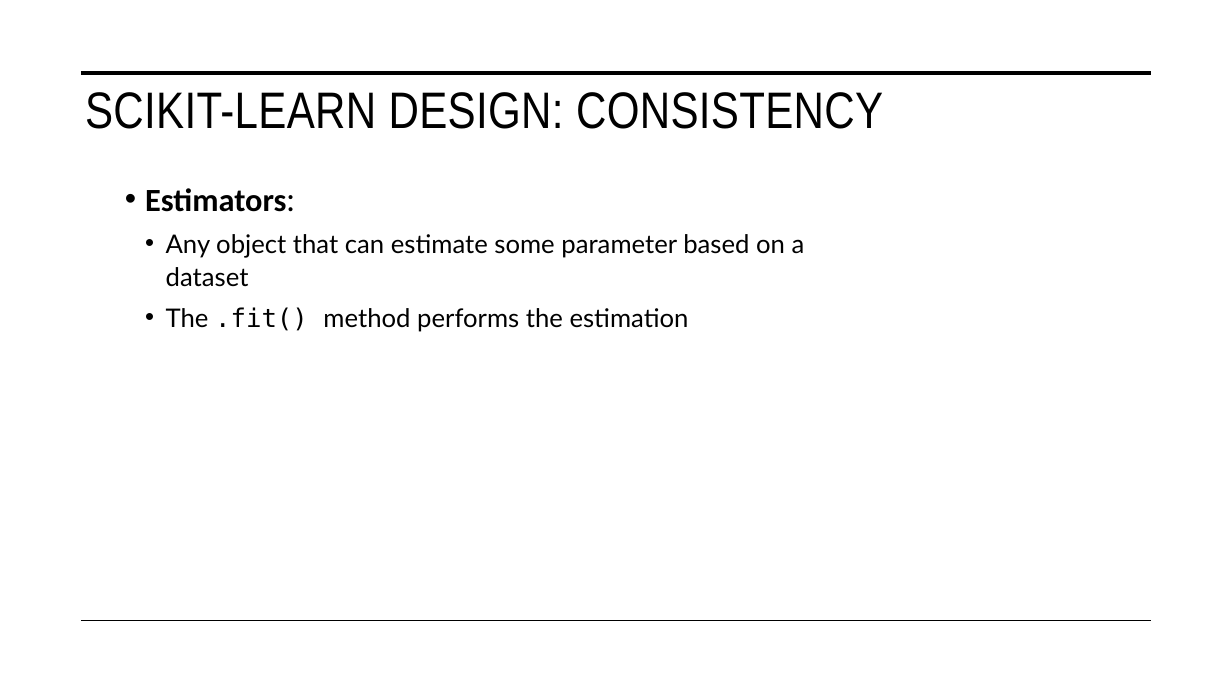
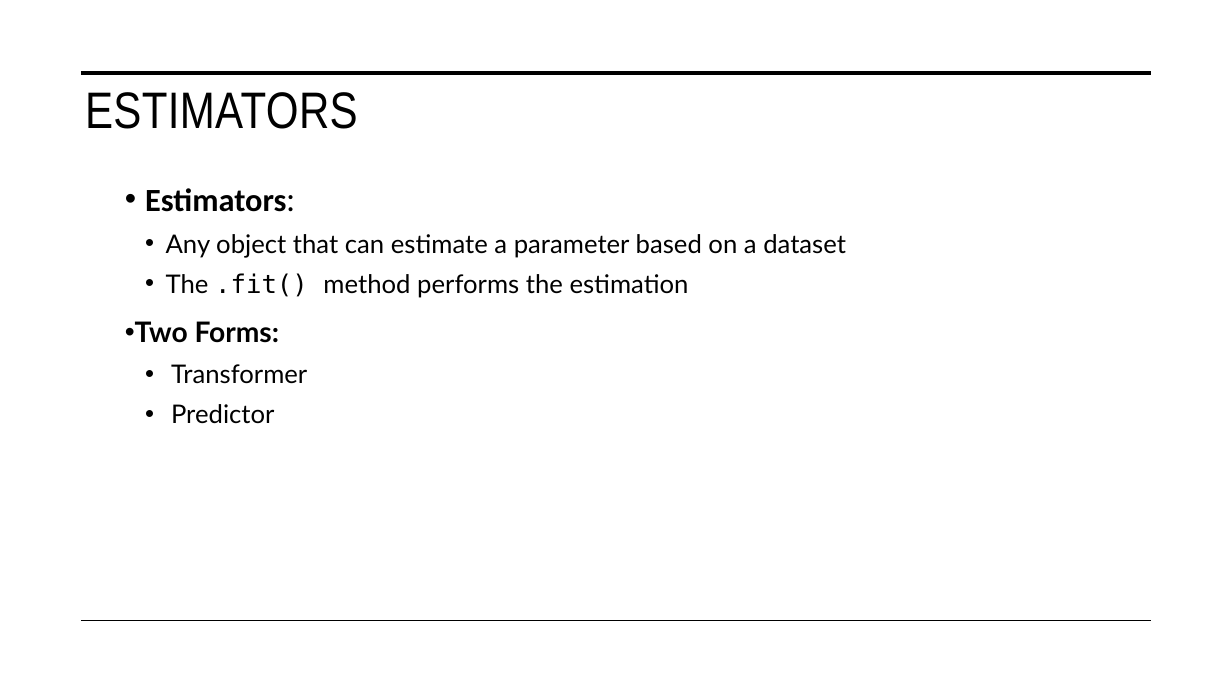
Before and after one commit to STAT-486-Fall-2026/course-content, a slide deck: slide 6 of slides/03-intro-to-sklearn.pptx (slide 4 before the commit). Drawn at 1232x693 pixels with LibreOffice and Linux fonts; fonts in the diff are those of the drawing. Boxes give left, top, right and bottom in pixels: in the first picture for what was removed or moved away, otherwise in the second. Text is boxed around its words. In the diff, an @@ line names an element or a change of style, - is before the commit and + after.

```diff
--- a/slides/03-intro-to-sklearn.pptx
+++ b/slides/03-intro-to-sklearn.pptx
@@ title at box(85, 92, 358, 129): text changed @@
-SCIKIT-LEARN DESIGN: CONSISTENCY
+ESTIMATORS
@@ text at box(166, 234, 846, 258): text changed @@
-  • Any object that can estimate some parameter based on a dataset
+  • Any object that can estimate a parameter based on a dataset
@@ text at box(135, 321, 307, 424): paragraphs added @@
+• Two Forms:
+  • Transformer
+  • Predictor
```
Also in this commit, not shown: 5 other slides changed, 2 slides added, 1 other file.
